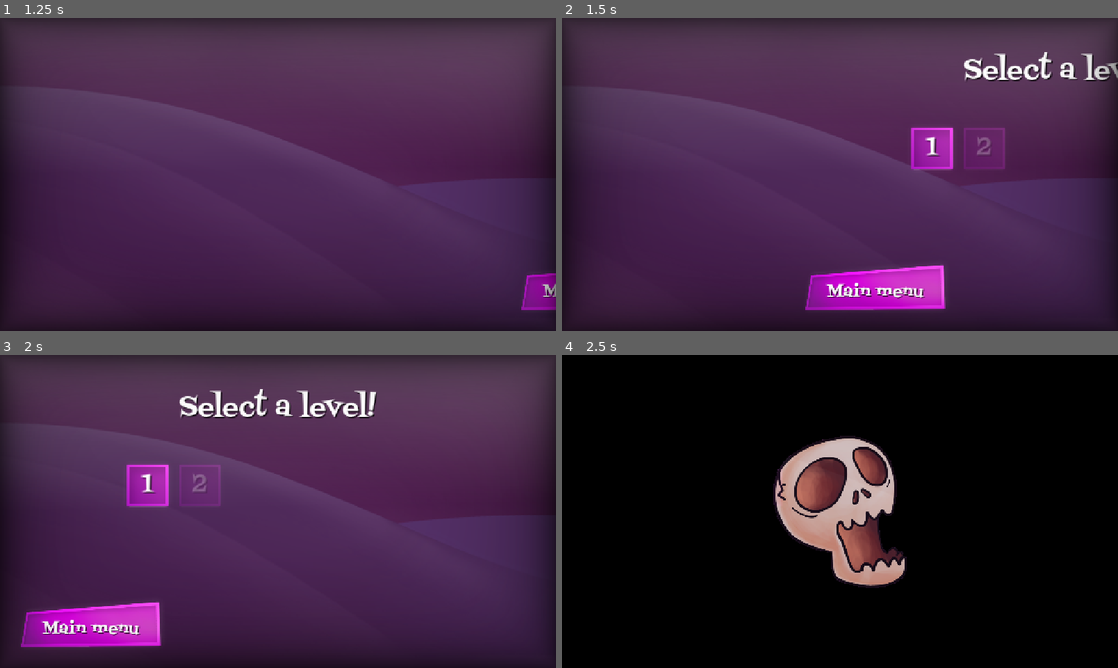
Above: before the commit, frames 1-4 (two rows, left to right).
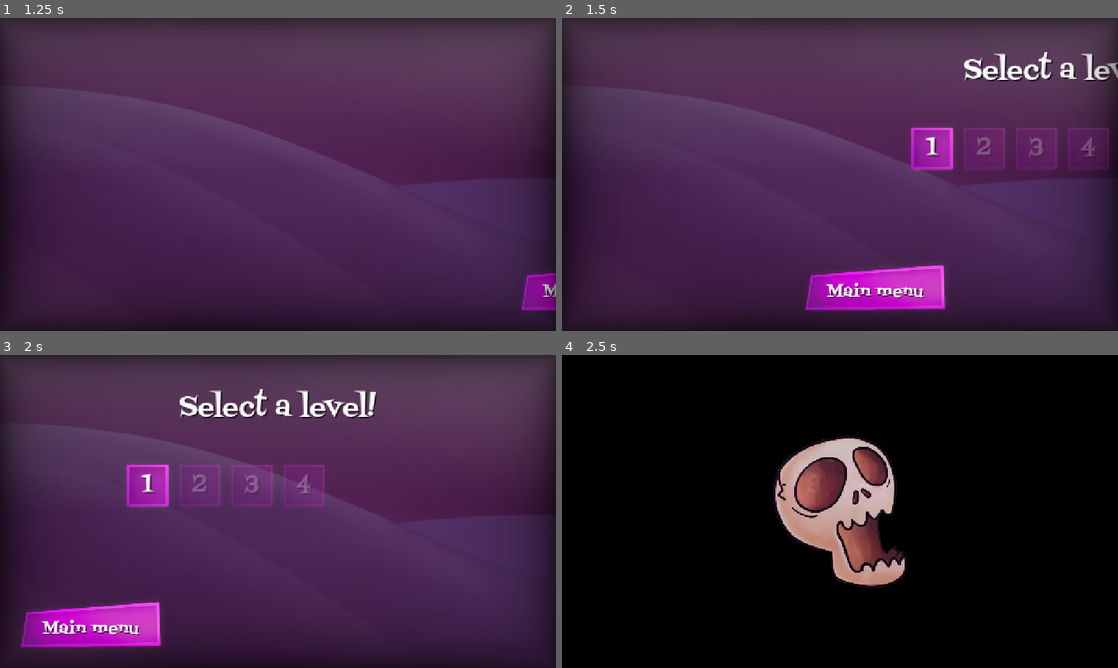
Above: after the commit, the same moments.

Repository: KettLovahr/ludum-dare-58
Game: Godot game, scene res://Scenes/Interface/main_menu.tscn
The game is run twice, just before and just after one commit, with the same random seed, the same clock (stepped at 60 frames per second) and the same inputs. The engine's default icon, where the game draws it, is replaced by a stand-in: a white triangle on a blue panel in a dark square.
Inputs (mouse positions are in pixels of both pictures, inside the frame that each line leads up to):
- Up to frame 1 (1.25 s): click "Start!" at 0.5 s
- Up to frame 2 (1.5 s): move the mouse to (962, 158) at 1.27 s; hold Right (move_right) from 1.28 s (still down); tap Space (move_action) at 1.35 s; click (962, 158) at 1.42 s
- Up to frame 3 (2 s): keep holding Right (move_right); tap Up (move_up) at 1.52 s
- Up to frame 4 (2.5 s): release Right (move_right) at 2 s; click "1" at 2 s

Frame 1 is identical in both runs. In frame 2, 0.7% of the frame differs, in the area x 81-99%, y 35-49%; in frame 3, 0.5%; in frame 4, less than 0.1%.

Commit message:
Mais uns niveis

Diff:
--- a/Scenes/Autoloads/game_state.tscn
+++ b/Scenes/Autoloads/game_state.tscn
@@ -4,4 +4,4 @@
 
 [node name="GameState" type="Node"]
 script = ExtResource("1_y8yhq")
-level_scene_paths = Array[String](["res://Scenes/Levels/Level1.tscn", "res://Scenes/Levels/Level2.tscn"])
+level_scene_paths = Array[String](["res://Scenes/Levels/Level1.tscn", "res://Scenes/Levels/Level2.tscn", "res://Scenes/Levels/Level3.tscn", "res://Scenes/Levels/Level4.tscn"])
--- /dev/null
+++ b/Scenes/Levels/Level3.tscn
@@ -0,0 +1,236 @@
+[gd_scene load_steps=17 format=3 uid="uid://663up10esb1s"]
+
+[ext_resource type="Script" uid="uid://b5jtu2xxo8yqw" path="res://Scenes/Levels/LevelState.gd" id="1_t0ble"]
+[ext_resource type="Texture2D" uid="uid://hiff0j0fqt5r" path="res://Assets/Environment/Background.png" id="2_nvbyj"]
+[ext_resource type="PackedScene" uid="uid://bajlrrg5f56a2" path="res://Scenes/Objects/Player/PlayerRoot.tscn" id="3_3i7ro"]
+[ext_resource type="PackedScene" uid="uid://bnichbfjk6ywa" path="res://Scenes/Objects/Player/Parts/Skull/Skull.tscn" id="4_6ggnd"]
+[ext_resource type="PackedScene" uid="uid://ckjovd4m5x8h4" path="res://Scenes/Objects/Player/Parts/Leg/Leg.tscn" id="5_1h71y"]
+[ext_resource type="Texture2D" uid="uid://bnflm07rloebr" path="res://Assets/Environment/Grass.png" id="6_s3p7u"]
+[ext_resource type="PackedScene" uid="uid://dum6w4upon77l" path="res://Scenes/Objects/Coin/Coin.tscn" id="7_7ithr"]
+[ext_resource type="PackedScene" uid="uid://b3ye10a2hbdvu" path="res://Scenes/Objects/Flag/Flag.tscn" id="8_r3ubd"]
+[ext_resource type="Texture2D" uid="uid://dlrav1pwdg8da" path="res://Assets/Interface/Vignette.png" id="9_ddjm6"]
+[ext_resource type="FontFile" uid="uid://cpa2mhplu6bvo" path="res://Assets/Fonts/FontdinerSwanky-Regular.ttf" id="10_4mos5"]
+
+[sub_resource type="RectangleShape2D" id="RectangleShape2D_ngp1c"]
+size = Vector2(171, 1172)
+
+[sub_resource type="RectangleShape2D" id="RectangleShape2D_wmfcf"]
+size = Vector2(1414, 136)
+
+[sub_resource type="RectangleShape2D" id="RectangleShape2D_t0ble"]
+size = Vector2(1806, 136)
+
+[sub_resource type="RectangleShape2D" id="RectangleShape2D_nvbyj"]
+size = Vector2(406, 136)
+
+[sub_resource type="RectangleShape2D" id="RectangleShape2D_3i7ro"]
+size = Vector2(104, 40)
+
+[sub_resource type="LabelSettings" id="LabelSettings_57lp3"]
+font = ExtResource("10_4mos5")
+font_size = 32
+shadow_size = 0
+shadow_color = Color(0, 0, 0, 0.64705884)
+shadow_offset = Vector2(3, 3)
+
+[node name="Level" type="Node2D" node_paths=PackedStringArray("coin", "flag")]
+script = ExtResource("1_t0ble")
+target_time = 60.0
+coin = NodePath("Coin")
+flag = NodePath("Flag")
+
+[node name="CanvasLayer2" type="CanvasLayer" parent="."]
+layer = -1
+
+[node name="Background" type="Sprite2D" parent="CanvasLayer2"]
+position = Vector2(640, 360)
+texture = ExtResource("2_nvbyj")
+metadata/_edit_lock_ = true
+
+[node name="PlayerRoot" parent="." instance=ExtResource("3_3i7ro")]
+
+[node name="Skull" parent="PlayerRoot" instance=ExtResource("4_6ggnd")]
+position = Vector2(366, 414)
+
+[node name="Leg1" parent="PlayerRoot" instance=ExtResource("5_1h71y")]
+position = Vector2(204, 381)
+
+[node name="Ground3" type="NinePatchRect" parent="."]
+offset_left = -96.0
+offset_top = -675.0
+offset_right = 95.0
+offset_bottom = 525.0
+texture = ExtResource("6_s3p7u")
+patch_margin_left = 24
+patch_margin_top = 30
+patch_margin_right = 24
+patch_margin_bottom = 24
+axis_stretch_horizontal = 2
+
+[node name="StaticBody2D" type="StaticBody2D" parent="Ground3"]
+
+[node name="CollisionShape2D" type="CollisionShape2D" parent="Ground3/StaticBody2D"]
+position = Vector2(96.5, 591)
+shape = SubResource("RectangleShape2D_ngp1c")
+
+[node name="Ground5" type="NinePatchRect" parent="."]
+offset_left = 1198.0
+offset_top = 130.0
+offset_right = 2634.0
+offset_bottom = 280.0
+texture = ExtResource("6_s3p7u")
+patch_margin_left = 24
+patch_margin_top = 30
+patch_margin_right = 24
+patch_margin_bottom = 24
+axis_stretch_horizontal = 2
+
+[node name="StaticBody2D" type="StaticBody2D" parent="Ground5"]
+
+[node name="CollisionShape2D" type="CollisionShape2D" parent="Ground5/StaticBody2D"]
+position = Vector2(716, 73)
+shape = SubResource("RectangleShape2D_wmfcf")
+
+[node name="Ground4" type="NinePatchRect" parent="."]
+offset_left = 904.0
+offset_top = 237.0
+offset_right = 2340.0
+offset_bottom = 387.0
+texture = ExtResource("6_s3p7u")
+patch_margin_left = 24
+patch_margin_top = 30
+patch_margin_right = 24
+patch_margin_bottom = 24
+axis_stretch_horizontal = 2
+
+[node name="StaticBody2D" type="StaticBody2D" parent="Ground4"]
+
+[node name="CollisionShape2D" type="CollisionShape2D" parent="Ground4/StaticBody2D"]
+position = Vector2(716, 73)
+shape = SubResource("RectangleShape2D_wmfcf")
+
+[node name="Ground2" type="NinePatchRect" parent="."]
+offset_left = 642.0
+offset_top = 340.0
+offset_right = 2078.0
+offset_bottom = 490.0
+texture = ExtResource("6_s3p7u")
+patch_margin_left = 24
+patch_margin_top = 30
+patch_margin_right = 24
+patch_margin_bottom = 24
+axis_stretch_horizontal = 2
+
+[node name="StaticBody2D" type="StaticBody2D" parent="Ground2"]
+
+[node name="CollisionShape2D" type="CollisionShape2D" parent="Ground2/StaticBody2D"]
+position = Vector2(716, 73)
+shape = SubResource("RectangleShape2D_wmfcf")
+
+[node name="Ground1" type="NinePatchRect" parent="."]
+offset_left = -82.0
+offset_top = 445.0
+offset_right = 1744.0
+offset_bottom = 595.0
+texture = ExtResource("6_s3p7u")
+patch_margin_left = 24
+patch_margin_top = 30
+patch_margin_right = 24
+patch_margin_bottom = 24
+axis_stretch_horizontal = 2
+
+[node name="StaticBody2D" type="StaticBody2D" parent="Ground1"]
+
+[node name="CollisionShape2D" type="CollisionShape2D" parent="Ground1/StaticBody2D"]
+position = Vector2(912, 73)
+shape = SubResource("RectangleShape2D_t0ble")
+
+[node name="Ground6" type="NinePatchRect" parent="."]
+offset_left = 206.0
+offset_top = -141.0
+offset_right = 629.0
+offset_bottom = 9.0
+texture = ExtResource("6_s3p7u")
+patch_margin_left = 24
+patch_margin_top = 30
+patch_margin_right = 24
+patch_margin_bottom = 24
+axis_stretch_horizontal = 2
+
+[node name="StaticBody2D" type="StaticBody2D" parent="Ground6"]
+
+[node name="CollisionShape2D" type="CollisionShape2D" parent="Ground6/StaticBody2D"]
+position = Vector2(212, 73)
+shape = SubResource("RectangleShape2D_nvbyj")
+
+[node name="Ground7" type="NinePatchRect" parent="."]
+offset_left = 935.0
+offset_top = -4.0
+offset_right = 1060.0
+offset_bottom = 50.0
+texture = ExtResource("6_s3p7u")
+patch_margin_left = 24
+patch_margin_top = 30
+patch_margin_right = 24
+patch_margin_bottom = 24
+axis_stretch_horizontal = 2
+
+[node name="StaticBody2D" type="StaticBody2D" parent="Ground7"]
+
+[node name="CollisionShape2D" type="CollisionShape2D" parent="Ground7/StaticBody2D"]
+position = Vector2(61, 27)
+shape = SubResource("RectangleShape2D_3i7ro")
+
+[node name="Ground8" type="NinePatchRect" parent="."]
+offset_left = 725.0
+offset_top = -75.0
+offset_right = 850.0
+offset_bottom = -21.0
+texture = ExtResource("6_s3p7u")
+patch_margin_left = 24
+patch_margin_top = 30
+patch_margin_right = 24
+patch_margin_bottom = 24
+axis_stretch_horizontal = 2
+
+[node name="StaticBody2D" type="StaticBody2D" parent="Ground8"]
+
+[node name="CollisionShape2D" type="CollisionShape2D" parent="Ground8/StaticBody2D"]
+position = Vector2(61, 26)
+shape = SubResource("RectangleShape2D_3i7ro")
+
+[node name="Coin" parent="." instance=ExtResource("7_7ithr")]
+position = Vector2(275, 70)
+
+[node name="Flag" parent="." node_paths=PackedStringArray("player_root") instance=ExtResource("8_r3ubd")]
+position = Vector2(305, -139)
+collision_layer = 2
+collision_mask = 2
+player_root = NodePath("../PlayerRoot")
+
+[node name="CanvasLayer" type="CanvasLayer" parent="."]
+
+[node name="Label" type="Label" parent="CanvasLayer"]
+anchors_preset = 7
+anchor_left = 0.5
+anchor_top = 1.0
+anchor_right = 0.5
+anchor_bottom = 1.0
+offset_left = -640.0
+offset_top = -70.0
+offset_right = 640.0
+offset_bottom = -21.0
+grow_horizontal = 2
+grow_vertical = 0
+text = "03. Stairway to Heaven"
+label_settings = SubResource("LabelSettings_57lp3")
+horizontal_alignment = 1
+
+[node name="Vignette" type="Sprite2D" parent="CanvasLayer"]
+position = Vector2(640, 360)
+texture = ExtResource("9_ddjm6")
+metadata/_edit_lock_ = true
+
+[node name="Camera2D" type="Camera2D" parent="."]
+position = Vector2(797, 93)
+zoom = Vector2(0.75, 0.75)
--- /dev/null
+++ b/Scenes/Levels/Level4.tscn
@@ -0,0 +1,202 @@
+[gd_scene load_steps=20 format=3 uid="uid://ddl8cmx48ol3j"]
+
+[ext_resource type="Script" uid="uid://b5jtu2xxo8yqw" path="res://Scenes/Levels/LevelState.gd" id="1_ca5bt"]
+[ext_resource type="Texture2D" uid="uid://hiff0j0fqt5r" path="res://Assets/Environment/Background.png" id="2_7f72b"]
+[ext_resource type="PackedScene" uid="uid://bajlrrg5f56a2" path="res://Scenes/Objects/Player/PlayerRoot.tscn" id="3_613b2"]
+[ext_resource type="PackedScene" uid="uid://bnichbfjk6ywa" path="res://Scenes/Objects/Player/Parts/Skull/Skull.tscn" id="4_fsn6e"]
+[ext_resource type="PackedScene" uid="uid://ckjovd4m5x8h4" path="res://Scenes/Objects/Player/Parts/Leg/Leg.tscn" id="5_l5kak"]
+[ext_resource type="Texture2D" uid="uid://bnflm07rloebr" path="res://Assets/Environment/Grass.png" id="6_1u1uf"]
+[ext_resource type="Texture2D" uid="uid://cru0s563eo1hi" path="res://Assets/Environment/Gate1.png" id="7_7f72b"]
+[ext_resource type="PackedScene" uid="uid://dum6w4upon77l" path="res://Scenes/Objects/Coin/Coin.tscn" id="7_8qdnk"]
+[ext_resource type="Script" uid="uid://copkvyjkqf2bk" path="res://Scenes/Objects/Gate/Gate.gd" id="8_613b2"]
+[ext_resource type="PackedScene" uid="uid://b3ye10a2hbdvu" path="res://Scenes/Objects/Flag/Flag.tscn" id="8_sytno"]
+[ext_resource type="Texture2D" uid="uid://dlrav1pwdg8da" path="res://Assets/Interface/Vignette.png" id="9_as08y"]
+[ext_resource type="PackedScene" uid="uid://dalhlyuqlukkn" path="res://Scenes/Objects/Button/Button.tscn" id="9_fsn6e"]
+[ext_resource type="FontFile" uid="uid://cpa2mhplu6bvo" path="res://Assets/Fonts/FontdinerSwanky-Regular.ttf" id="10_pk3hp"]
+
+[sub_resource type="RectangleShape2D" id="RectangleShape2D_ca5bt"]
+size = Vector2(710, 136)
+
+[sub_resource type="RectangleShape2D" id="RectangleShape2D_ao4h1"]
+size = Vector2(452, 136)
+
+[sub_resource type="RectangleShape2D" id="RectangleShape2D_613b2"]
+size = Vector2(67, 517)
+
+[sub_resource type="RectangleShape2D" id="RectangleShape2D_fsn6e"]
+size = Vector2(244, 45)
+
+[sub_resource type="RectangleShape2D" id="RectangleShape2D_l5kak"]
+size = Vector2(104, 40)
+
+[sub_resource type="LabelSettings" id="LabelSettings_57lp3"]
+font = ExtResource("10_pk3hp")
+font_size = 32
+shadow_size = 0
+shadow_color = Color(0, 0, 0, 0.64705884)
+shadow_offset = Vector2(3, 3)
+
+[node name="Level" type="Node2D" node_paths=PackedStringArray("coin", "flag")]
+script = ExtResource("1_ca5bt")
+target_time = 60.0
+coin = NodePath("Coin")
+flag = NodePath("Flag")
+
+[node name="CanvasLayer2" type="CanvasLayer" parent="."]
+layer = -1
+
+[node name="Background" type="Sprite2D" parent="CanvasLayer2"]
+position = Vector2(640, 360)
+texture = ExtResource("2_7f72b")
+metadata/_edit_lock_ = true
+
+[node name="PlayerRoot" parent="." instance=ExtResource("3_613b2")]
+
+[node name="Skull" parent="PlayerRoot" instance=ExtResource("4_fsn6e")]
+position = Vector2(635, 410)
+
+[node name="Leg1" parent="PlayerRoot" instance=ExtResource("5_l5kak")]
+position = Vector2(1284, 390)
+
+[node name="Ground1" type="NinePatchRect" parent="."]
+offset_left = 8.0
+offset_top = 445.0
+offset_right = 738.0
+offset_bottom = 595.0
+texture = ExtResource("6_1u1uf")
+patch_margin_left = 24
+patch_margin_top = 30
+patch_margin_right = 24
+patch_margin_bottom = 24
+axis_stretch_horizontal = 2
+
+[node name="StaticBody2D" type="StaticBody2D" parent="Ground1"]
+
+[node name="CollisionShape2D" type="CollisionShape2D" parent="Ground1/StaticBody2D"]
+position = Vector2(364, 73)
+shape = SubResource("RectangleShape2D_ca5bt")
+
+[node name="Ground2" type="NinePatchRect" parent="."]
+offset_left = 960.0
+offset_top = 445.0
+offset_right = 1433.0
+offset_bottom = 595.0
+texture = ExtResource("6_1u1uf")
+patch_margin_left = 24
+patch_margin_top = 30
+patch_margin_right = 24
+patch_margin_bottom = 24
+axis_stretch_horizontal = 2
+metadata/_edit_use_anchors_ = true
+
+[node name="StaticBody2D" type="StaticBody2D" parent="Ground2"]
+
+[node name="CollisionShape2D" type="CollisionShape2D" parent="Ground2/StaticBody2D"]
+position = Vector2(237, 73)
+shape = SubResource("RectangleShape2D_ao4h1")
+
+[node name="RedGate" type="NinePatchRect" parent="."]
+offset_left = 397.0
+offset_top = -71.0
+offset_right = 467.0
+offset_bottom = 452.0
+texture = ExtResource("7_7f72b")
+patch_margin_left = 24
+patch_margin_top = 24
+patch_margin_right = 24
+patch_margin_bottom = 24
+axis_stretch_horizontal = 2
+axis_stretch_vertical = 2
+
+[node name="Triggerable" type="Node" parent="RedGate"]
+script = ExtResource("8_613b2")
+initial_active = true
+
+[node name="StaticBody2D" type="StaticBody2D" parent="RedGate"]
+
+[node name="CollisionShape2D" type="CollisionShape2D" parent="RedGate/StaticBody2D"]
+position = Vector2(35.5, 260.5)
+shape = SubResource("RectangleShape2D_613b2")
+
+[node name="RedGate2" type="NinePatchRect" parent="."]
+offset_left = 725.0
+offset_top = 448.0
+offset_right = 971.0
+offset_bottom = 496.0
+texture = ExtResource("7_7f72b")
+patch_margin_left = 24
+patch_margin_top = 24
+patch_margin_right = 24
+patch_margin_bottom = 24
+axis_stretch_horizontal = 2
+axis_stretch_vertical = 2
+
+[node name="Triggerable" type="Node" parent="RedGate2"]
+script = ExtResource("8_613b2")
+
+[node name="StaticBody2D" type="StaticBody2D" parent="RedGate2"]
+
+[node name="CollisionShape2D" type="CollisionShape2D" parent="RedGate2/StaticBody2D"]
+position = Vector2(124, 24.5)
+shape = SubResource("RectangleShape2D_fsn6e")
+
+[node name="Ground8" type="NinePatchRect" parent="."]
+offset_left = 62.0
+offset_top = 407.0
+offset_right = 187.0
+offset_bottom = 461.0
+texture = ExtResource("6_1u1uf")
+patch_margin_left = 24
+patch_margin_top = 30
+patch_margin_right = 24
+patch_margin_bottom = 24
+axis_stretch_horizontal = 2
+
+[node name="StaticBody2D" type="StaticBody2D" parent="Ground8"]
+
+[node name="CollisionShape2D" type="CollisionShape2D" parent="Ground8/StaticBody2D"]
+position = Vector2(61, 26)
+shape = SubResource("RectangleShape2D_l5kak")
+
+[node name="Button" parent="." node_paths=PackedStringArray("connected_items") instance=ExtResource("9_fsn6e")]
+position = Vector2(125, 413)
+connected_items = [NodePath("../RedGate2/Triggerable"), NodePath("../RedGate/Triggerable")]
+
+[node name="Button2" parent="." node_paths=PackedStringArray("connected_items") instance=ExtResource("9_fsn6e")]
+position = Vector2(1089, 454)
+connected_items = [NodePath("../RedGate2/Triggerable"), NodePath("../RedGate/Triggerable")]
+
+[node name="Coin" parent="." instance=ExtResource("7_8qdnk")]
+position = Vector2(541, 123)
+
+[node name="Flag" parent="." node_paths=PackedStringArray("player_root") instance=ExtResource("8_sytno")]
+position = Vector2(252, 448)
+collision_layer = 2
+collision_mask = 2
+player_root = NodePath("../PlayerRoot")
+
+[node name="CanvasLayer" type="CanvasLayer" parent="."]
+
+[node name="Vignette" type="Sprite2D" parent="CanvasLayer"]
+position = Vector2(640, 360)
+texture = ExtResource("9_as08y")
+metadata/_edit_lock_ = true
+
+[node name="Label" type="Label" parent="."]
+anchors_preset = 7
+anchor_left = 0.5
+anchor_top = 1.0
+anchor_right = 0.5
+anchor_bottom = 1.0
+offset_top = 650.0
+offset_right = 1280.0
+offset_bottom = 699.0
+grow_horizontal = 2
+grow_vertical = 0
+text = "04. The Pearly Gates"
+label_settings = SubResource("LabelSettings_57lp3")
+horizontal_alignment = 1
+
+[node name="Camera2D" type="Camera2D" parent="."]
+position = Vector2(720, 267)
+zoom = Vector2(0.845, 0.845)
--- a/Scenes/Objects/Button/Button.tscn
+++ b/Scenes/Objects/Button/Button.tscn
@@ -40,11 +40,13 @@
 position = Vector2(0, 5)
 rotation = 1.5707964
 shape = SubResource("CapsuleShape2D_4oyca")
+disabled = true
 
 [node name="CollisionShape2D2" type="CollisionShape2D" parent="RigidBody2D"]
 position = Vector2(0, 1)
 rotation = 1.5707964
 shape = SubResource("CapsuleShape2D_th1hf")
+disabled = true
 
 [connection signal="body_entered" from="." to="." method="_on_body_entered"]
 [connection signal="body_exited" from="." to="." method="_on_body_exited"]
--- /dev/null
+++ b/Scenes/Objects/Gate/Gate.gd
@@ -0,0 +1,25 @@
+extends Triggerable
+
+@onready var visual = get_parent()
+@onready var col = get_parent().get_node("StaticBody2D/CollisionShape2D")
+
+@export var initial_active := false
+var active := false
+var active_things := 0
+
+func _ready() -> void:
+	active = initial_active
+	update_activeness()
+
+func _perform_trigger_action(on: bool) -> void:
+	if on:
+		active_things += 1
+	else:
+		active_things -= 1
+	var activeness = active_things != 0
+	active = not initial_active if activeness else initial_active
+	update_activeness()
+
+func update_activeness():
+	visual.modulate = Color(1.0, 1.0, 1.0, 1.0) if active else Color(1.0, 1.0, 1.0, 0.275)
+	col.set_deferred("disabled", not active)
--- a/Scenes/Objects/Grate/Grate.tscn
+++ b/Scenes/Objects/Grate/Grate.tscn
@@ -1,6 +1,7 @@
-[gd_scene load_steps=3 format=3 uid="uid://b52cmf1ht8src"]
+[gd_scene load_steps=4 format=3 uid="uid://b52cmf1ht8src"]
 
 [ext_resource type="Script" uid="uid://kc0vwlgwy57c" path="res://Scenes/Objects/Grate/ClimbableArea.gd" id="1_012jr"]
+[ext_resource type="Texture2D" uid="uid://cer4r1vmtfpc6" path="res://Assets/Environment/Grade.png" id="2_vo7f7"]
 
 [sub_resource type="RectangleShape2D" id="RectangleShape2D_012jr"]
 size = Vector2(132, 242)
@@ -13,11 +14,14 @@
 [node name="CollisionShape2D" type="CollisionShape2D" parent="."]
 shape = SubResource("RectangleShape2D_012jr")
 
-[node name="ColorRect" type="ColorRect" parent="."]
-offset_left = -63.0
-offset_top = -118.0
-offset_right = 63.0
-offset_bottom = 117.0
+[node name="NinePatchRect" type="NinePatchRect" parent="."]
+offset_left = -66.0
+offset_top = -121.0
+offset_right = 66.0
+offset_bottom = 121.0
+texture = ExtResource("2_vo7f7")
+axis_stretch_horizontal = 1
+axis_stretch_vertical = 1
 
 [connection signal="body_entered" from="." to="." method="_on_body_entered"]
 [connection signal="body_exited" from="." to="." method="_on_body_exited"]
--- a/Scenes/Objects/Player/Parts/Leg/Leg.gd
+++ b/Scenes/Objects/Player/Parts/Leg/Leg.gd
@@ -3,7 +3,7 @@
 
 const HOP_DIST = 400
 const HOP_HEIGHT = 150
-const JUMP_HEIGHT = 500
+const JUMP_HEIGHT = 550
 
 var can_kick := true
 var kick_dir: Direction
@@ -11,6 +11,8 @@
 var facing: Direction = Direction.RIGHT
 
 @onready var KickSound: AudioStreamPlayer = $KickSound
+@onready var col = $CollisionShape2D
+@onready var col_when_kicked = $CollisionShapeWhenKicked
 
 enum Direction {
 	LEFT,
@@ -42,9 +44,17 @@
 			velocity.y = -JUMP_HEIGHT
 
 func _custom_behavior(delta: float):
+	velocity.y += GRAVITY * delta
 	if is_on_floor():
 		velocity.x = lerp(velocity.x, 0.0, 0.5)
-	velocity.y += GRAVITY * delta
+	elif not selected:
+		if velocity.y < 0:
+			col_when_kicked.set_deferred("disabled", false)
+			col.set_deferred("disabled", true)
+		else:
+			col_when_kicked.set_deferred("disabled", true)
+			col.set_deferred("disabled", false)
+
 
 func hop(direction: Direction):
 	match direction:
--- a/Scenes/Objects/Player/Parts/Leg/Leg.tscn
+++ b/Scenes/Objects/Player/Parts/Leg/Leg.tscn
@@ -510,6 +510,9 @@
 [sub_resource type="RectangleShape2D" id="RectangleShape2D_o5qlu"]
 size = Vector2(33, 150)
 
+[sub_resource type="RectangleShape2D" id="RectangleShape2D_4i633"]
+size = Vector2(25, 69)
+
 [sub_resource type="RectangleShape2D" id="RectangleShape2D_kqpvh"]
 size = Vector2(56, 161)
 
@@ -558,6 +561,10 @@
 position = Vector2(-1.5, -25)
 shape = SubResource("RectangleShape2D_o5qlu")
 
+[node name="CollisionShapeWhenKicked" type="CollisionShape2D" parent="."]
+position = Vector2(-1.5, -33.5)
+shape = SubResource("RectangleShape2D_4i633")
+
 [node name="PartSelectionArea" type="Area2D" parent="."]
 script = ExtResource("3_7m4t5")
 metadata/_custom_type_script = "uid://c5xh8k0ojshh5"
--- a/Scenes/Objects/Player/Parts/Skull/Skull.gd
+++ b/Scenes/Objects/Player/Parts/Skull/Skull.gd
@@ -2,12 +2,22 @@
 class_name Skull
 
 const VELOCITY: float = 1500
+
+@onready var col = $CollisionShape2D
+@onready var col_when_kicked = $CollisionShapeWhenKicked
 
 func _custom_behavior(delta):
 	velocity.y += GRAVITY * delta
 	$Root/Sprite.rotate(velocity.x / 3500.0)
 	if is_on_floor():
 		velocity.x = lerp(velocity.x, 0.0, 0.1)
+	else:
+		if velocity.y < 0:
+			col_when_kicked.set_deferred("disabled", false)
+			col.set_deferred("disabled", true)
+		else:
+			col_when_kicked.set_deferred("disabled", true)
+			col.set_deferred("disabled", false)
 
 func _handle_controls(delta):
 	if is_on_floor():
--- a/Scenes/Objects/Player/Parts/Skull/Skull.tscn
+++ b/Scenes/Objects/Player/Parts/Skull/Skull.tscn
@@ -6,6 +6,9 @@
 
 [sub_resource type="RectangleShape2D" id="RectangleShape2D_tyaox"]
 size = Vector2(48, 54)
+
+[sub_resource type="RectangleShape2D" id="RectangleShape2D_oidbk"]
+size = Vector2(36, 18)
 
 [sub_resource type="CircleShape2D" id="CircleShape2D_mk1gw"]
 radius = 40.012497
@@ -23,6 +26,11 @@
 [node name="CollisionShape2D" type="CollisionShape2D" parent="."]
 shape = SubResource("RectangleShape2D_tyaox")
 
+[node name="CollisionShapeWhenKicked" type="CollisionShape2D" parent="."]
+position = Vector2(0, -15)
+shape = SubResource("RectangleShape2D_oidbk")
+disabled = true
+
 [node name="PartSelectionArea" type="Area2D" parent="."]
 script = ExtResource("3_oj13q")
 metadata/_custom_type_script = "uid://c5xh8k0ojshh5"
--- a/Scenes/Objects/Trigger.gd
+++ b/Scenes/Objects/Trigger.gd
@@ -5,7 +5,7 @@
 ## Items which this trigger will activate
 @export var connected_items: Array[Triggerable]
 
-const TRIGGER_TIME = 0.3
+const TRIGGER_TIME = 0.1
 
 signal state_changed(on: bool)
 
--- a/Scenes/Objects/Triggerable.gd
+++ b/Scenes/Objects/Triggerable.gd
@@ -1,7 +1,7 @@
 ## Parent class for any object that will perform an action when its respective
 ## switch is pressed
-extends Node2D
+extends Node
 class_name Triggerable
 
 ## Overload this function with object's respective behavior
-func _perform_trigger_action(on: bool) -> void:	pass
+func _perform_trigger_action(on: bool) -> void: pass
Not shown, added: Scenes/Objects/Gate/Gate.gd.uid
Not shown: 1 places in Scenes/Objects/Player/Parts/Leg/Leg.tscn that only renumber resources
Not shown: 1 places in Scenes/Objects/Player/Parts/Skull/Skull.tscn that only renumber resources
